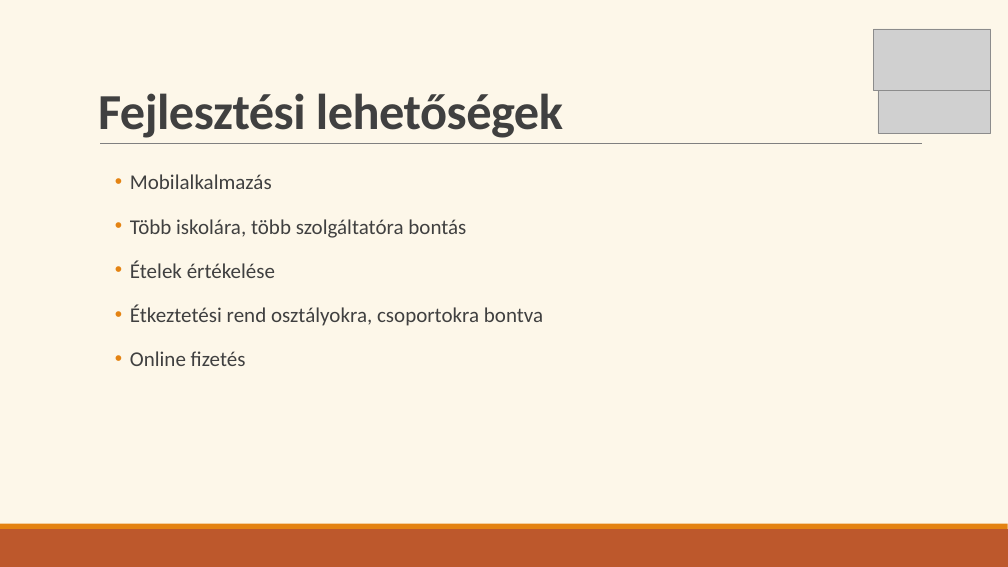
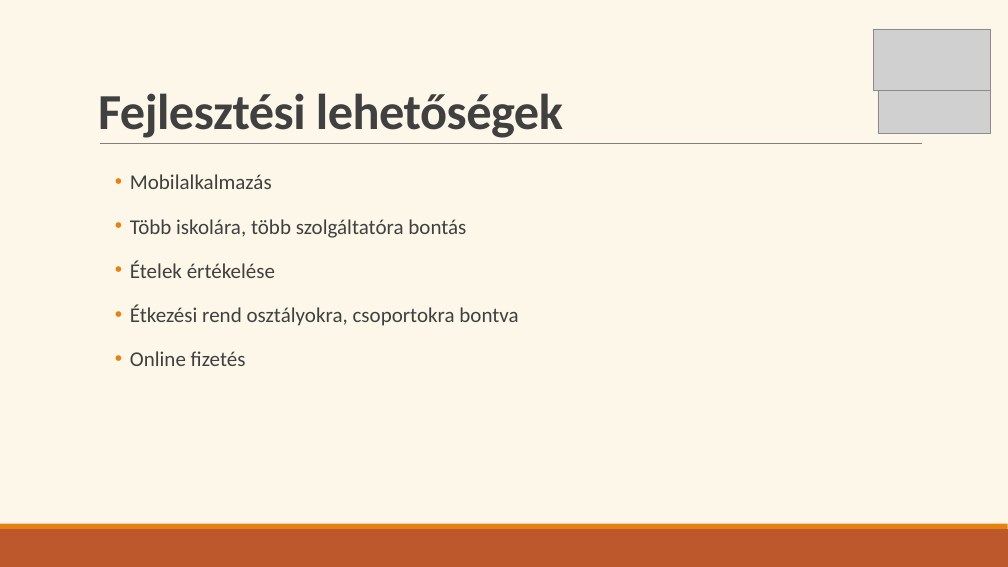
Before and after one commit to Ella50/13_S1_1_vizsgaremek, a slide deck: slide 11 of Dokumentációhoz/Prezentáció/eMenza_AtkariAriella_FarkasDominik.pptx (slide 13 before the commit). Drawn at 1008x567 pixels with LibreOffice and Linux fonts; fonts in the diff are those of the drawing; grey boxes stand for pictures. Boxes give left, top, right and bottom in pixels: in the first picture for what was removed or moved away, otherwise in the second. Text is boxed around its words. In the diff, an @@ line names an element or a change of style, - is before the commit and + after.

```diff
--- a/Dokumentációhoz/Prezentáció/eMenza_AtkariAriella_FarkasDominik.pptx
+++ b/Dokumentációhoz/Prezentáció/eMenza_AtkariAriella_FarkasDominik.pptx
@@ text at (130, 304, 518, 326): text changed @@
-  • Étkeztetési rend osztályokra, csoportokra bontva
+  • Étkezési rend osztályokra, csoportokra bontva
```
Also in this commit, not shown: 7 other slides changed, 1 slide added, 4 slides removed, 15 other files.
